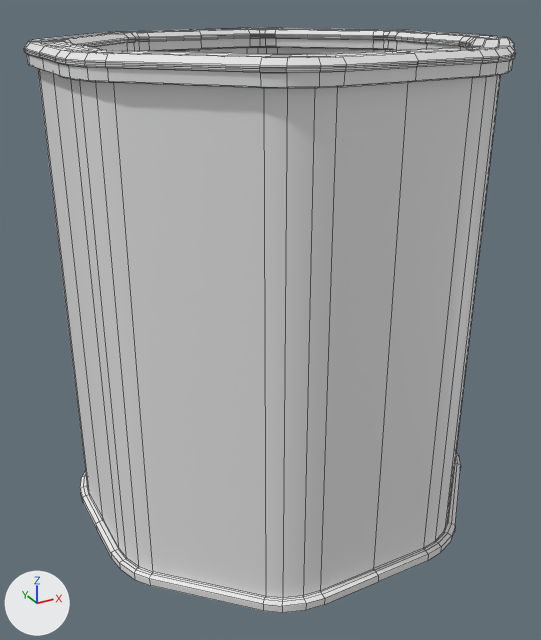
An edit to the FBX model Assets/Art_Assets/Environment/360Wall/sm_wall_360_screen_fixed.fbx, drawn before and after from the same camera.
Camera for both pictures: a 50 mm camera at (-5.59, -10.02, 8.25) aimed at (-0.18, -0.18, 3.33). Arrows for +X, +Y and +Z are at lower left; the lights stay in place. Mesh edges are drawn as thin lines. Where no turn or scale is listed for an object, it has been applied to the vertices. Vertices at the same position are counted once.

The older version as bpy lines, for what is in view:
```python
me_circle_212 = bpy.data.meshes.new('Circle.212')
me_circle_212.from_pydata(...)  # 1520 vertices, 1372 faces; spans x -3.35..3.35, y -3.21..3.21, z 0.19..7.62
# faces by material slot: [1260, 40, 72]
me_circle_212.materials.append(mat_wall_frame)  # white #e7e7e7
me_circle_212.materials.append(mat_wall_interior)  # white #e7e7e7
me_circle_212.materials.append(mat_wallglass)  # white #e7e7e7
ob_small360screen_low = bpy.data.objects.new('Small360Screen_low', me_circle_212)
ob_small360screen_low.location = (0.0, 0.0, 0.0)
```
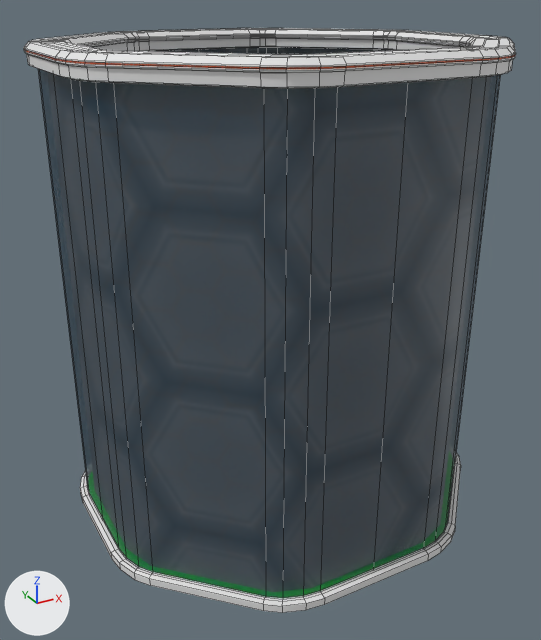
Pixel boxes [x1, y1, x2, y2] of what changed, in the pictures (541 x 640 px):
part 1 of me_circle_212, cut back
    both: [25, 28, 483, 87]
part 2 of me_circle_212, cut back
    both: [82, 495, 428, 605]
part 3 of me_circle_212, surface changed
    both: [24, 30, 516, 606]
part 4 of me_circle_212, recoloured (grey to brown)
    both: [25, 50, 515, 69]
part 5 of me_circle_212, recoloured
    both: [38, 47, 500, 598]

What changed in the scene script:
```text
Add img_hexagonwallcookiecutter_glasshex_basemap_png:
    img_hexagonwallcookiecutter_glasshex_basemap_png = load_image('HexagonWallCookieCutter_GlassHex_BaseMap.png', '../2A_GlobalMats/HexWallMaps/HexagonWallCookieCutter_GlassHex_BaseMap.png', 3727, 3685, 'sRGB')
Add img_hexagonwallcookiecutter_metalhex_basemap_png:
    img_hexagonwallcookiecutter_metalhex_basemap_png = load_image('HexagonWallCookieCutter_MetalHex_BaseMap.png', '../2A_GlobalMats/HexWallMaps/HexagonWallCookieCutter_MetalHex_BaseMap.png', 3414, 3417, 'sRGB')
Add mat_newccglass:
    mat_newccglass = principled_material('NEWCCGlass')
    mat_newccglass.texture = img_hexagonwallcookiecutter_glasshex_basemap_png
    mat_newccglass.alpha = 0.595
Add mat_travelingemissive:
    mat_travelingemissive = principled_material('TravelingEmissive')
    mat_travelingemissive.base_color = (0.8, 0.0961, 0.0)  # orange #e75700
Add mat_newccmetal:
    mat_newccmetal = principled_material('NEWCCMetal')
    mat_newccmetal.texture = img_hexagonwallcookiecutter_metalhex_basemap_png
Add mat_stillemissive:
    mat_stillemissive = principled_material('StillEmissive')
    mat_stillemissive.base_color = (0.00242, 0.8, 0.0)  # green #08e700
Change me_circle_212:
    used by ob_small360screen_low; location = (0.0, 0.0, 0.0)
    remove me_circle_212.from_pydata(...)  # 1520 vertices, 1372 faces; spans x -3.35..3.35, y -3.21..3.21, z 0.19..7.62
    remove me_circle_212.materials.append(mat_wall_interior)  # white #e7e7e7
    add me_circle_212.from_pydata(...)  # 1376 vertices, 1232 faces; spans x -3.35..3.35, y -3.21..3.21, z 0.19..7.62
    me_circle_212 part 1
    112 vertices are removed from x -3.35..3.35, y -3.21..3.21, z 7.32..7.62
    224 faces are deleted
    4 new faces join them, mat_stillemissive (green #08e700)
    96 new faces join them, mat_wall_frame (white #e7e7e7)
    12 new faces join them, mat_travelingemissive (orange #e75700)
    me_circle_212 part 2
    32 vertices are removed from x -3.32..3.32, y -3.18..3.18, z 0.19..0.33
    56 faces are deleted
    24 new faces join them, mat_wall_frame (white #e7e7e7)
    4 new faces join them, mat_stillemissive (green #08e700)
    me_circle_212 part 3: 1036 kept faces spanning x -3.35..3.35, y -3.21..3.21, z 0.19..7.62 get new texture (UV) coordinates
    me_circle_212 part 4: 84 faces spanning x -3.35..3.35, y -3.21..3.21, z 7.52..7.53 switch from mat_wall_frame (white #e7e7e7) to mat_travelingemissive (orange #e75700)
    me_circle_212 part 5: 72 faces spanning x -3.2..3.2, y -3.06..3.06, z 0.31..7.33 switch from mat_wallglass (white #e7e7e7) to mat_newccglass (picture img_hexagonwallcookiecutter_glasshex_basemap_png)
    add me_circle_212.materials.append(mat_newccmetal)  # picture img_hexagonwallcookiecutter_metalhex_basemap_png
    add me_circle_212.materials.append(mat_stillemissive)  # green #08e700
```
